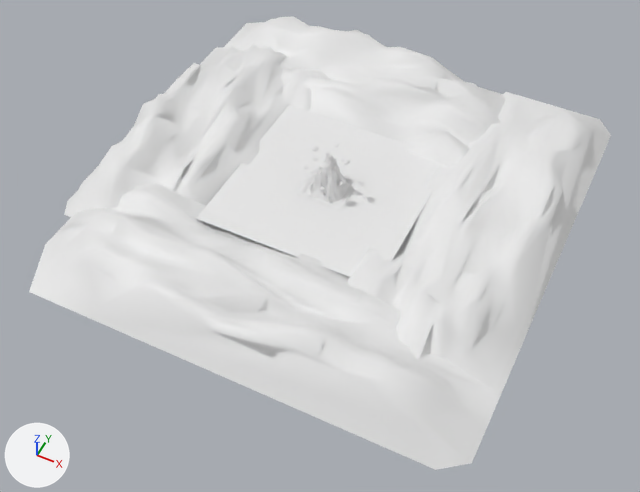
The OBJ model assets/level/mountainous_valley.obj as it was, and as the next commit left it.
One viewpoint serves both versions: a camera (50 mm lens) standing at (613.0, -1271.0, 1410.0) and looking at (34.0, -114.0, -37.0). Lighting does not change. The marker at lower left points along +X, +Y and +Z. Where no turn or scale is listed for an object, it has been applied to the vertices.

The first picture shows 'mountainous_valley'.
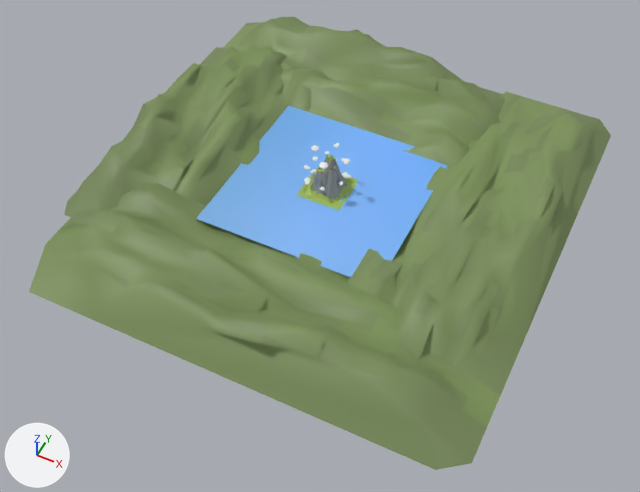
The change, as a diff of the scene's bpy script:
```diff
--- a/assets/level/mountainous_valley.obj.py
+++ b/assets/level/mountainous_valley.obj.py
@@ img_level_png @@
+img_level_png = load_image('level.png', 'level.png', 8, 8, 'sRGB')
@@ mat_material_002 @@
+mat_material_002 = principled_material('Material.002')
+mat_material_002.texture = img_level_png
+mat_material_002.roughness = 0.526
@@ mat_material_001 @@
+mat_material_001 = principled_material('Material.001')
+mat_material_001.texture = img_level_png
+mat_material_001.roughness = 0.526
@@ me_mountainous_valley @@
 me_mountainous_valley.from_pydata(...)  # 3941 vertices, 3688 faces; spans x -509.0..515.0, y -525.0..520.0, z -9.0..139.0
 # used by ob_mountainous_valley; location = (0.0, 0.0, 0.0)
+# me_mountainous_valley part 1: all 3058 faces centred in x -49.0..53.0, y -60.0..42.0, z 32.0..137.0 switch from no material to mat_material_001 (picture img_level_png)
+# me_mountainous_valley part 2: 630 of the faces centred in x -496.0..488.0, y -505.0..506.0, z 3.0..119.0 switch from no material to mat_material_002 (picture img_level_png)
```

Boxes (x1, y1, x2, y2) around the edits, measured in the pictures (640 x 492 px):
part 1 of me_mountainous_valley, recoloured (white to blue): (196, 106, 448, 277) in both
part 2 of me_mountainous_valley, recoloured (white to green): (29, 16, 611, 470) in both
